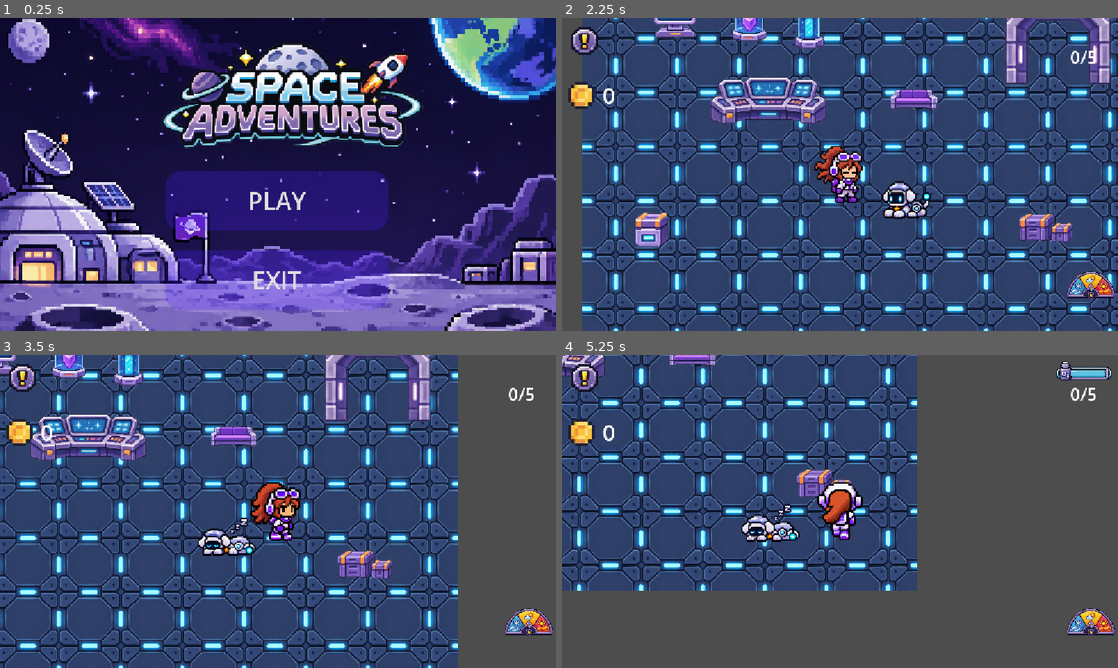
Above: before the commit, frames 1-4 (two rows, left to right).
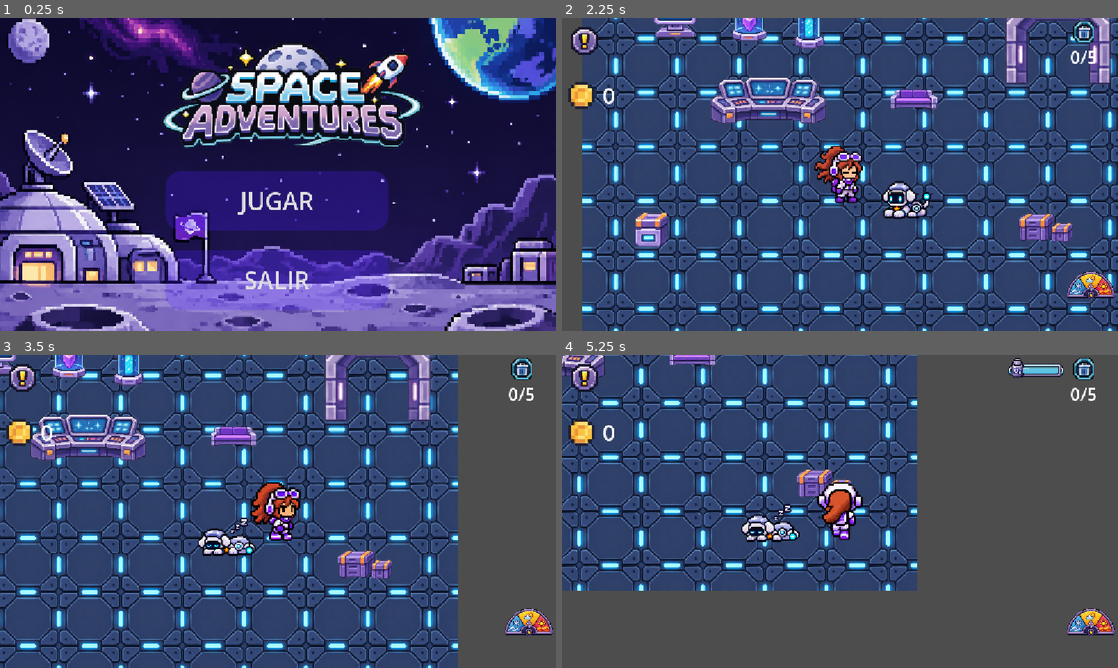
Above: after the commit, the same moments.

Repository: Totoratsu/hackathon-nasa-2026
Game: Godot game, scene res://escenas/main_menu.tscn
Same seed, same stepped clock (60 frames per second), same inputs: the game is played once before the commit and once after it.
Inputs (mouse positions are in pixels of both pictures, inside the frame that each line leads up to):
- Up to frame 1 (0.25 s): no input
- Up to frame 2 (2.25 s): click "PLAY" (after the commit: "JUGAR") at 0.5 s; click (589, 46) at 1.25 s; click (578, 36) at 2 s
- Up to frame 3 (3.5 s): tap Enter (ui_accept) at 2.75, 3.02 s; hold Right (derecha) from 2.78 s (still down); hold B (basura) from 2.78 s (still down)
- Up to frame 4 (5.25 s): release Right (derecha) at 3.53 s; release B (basura) at 3.53 s; hold Down (abajo) 3.53-4.28 s; tap B (basura) at 3.6 s; tap Enter (ui_accept) at 3.77 s; hold Right (derecha) 4.28-5.03 s; hold B (basura) 4.28-5.03 s; tap E (interactuar) at 4.35 s; hold Up (arriba) from 5.03 s (still down); tap T (traje) at 5.1 s

The runs differ from the first frame. In frame 1, 0.8% of the frame differs, in the area x 42-57%, y 55-87%; in frame 2, 0.2%; in frame 3, 0.2%; in frame 4, 0.9%, in the area x 80-99%, y 0-9%.

Commit message:
cambios en español

Diff:
--- a/Scripts/contador_basura.gd
+++ b/Scripts/contador_basura.gd
@@ -2,13 +2,30 @@
 # Muestra "recogida/5" mientras la mision de basura esta en curso.
 # Se usa tanto en la luna como en la nave; lee todo de Eventos.
 
+const ICONO := preload("res://Sprites/sprites mesa de trabajo.png")
+const TAM_ICONO := 48
+
+var icono := TextureRect.new()
+
 func _ready() -> void:
+	# Bote de basura del atlas, centrado encima del contador.
+	var bote := AtlasTexture.new()
+	bote.atlas = ICONO
+	bote.region = Rect2(0, 19, 81, 87)
+	icono.texture = bote
+	icono.expand_mode = TextureRect.EXPAND_IGNORE_SIZE
+	icono.stretch_mode = TextureRect.STRETCH_KEEP_ASPECT_CENTERED
+	icono.custom_minimum_size = Vector2(TAM_ICONO, TAM_ICONO)
+	icono.size = Vector2(TAM_ICONO, TAM_ICONO)
+	icono.position = Vector2((size.x - TAM_ICONO) / 2.0, -TAM_ICONO - 4)
+	add_child(icono)
 	add_to_group("ocultar_en_misiones")
 	_actualizar()
 	Eventos.basura_recogida.connect(func(_c: int): _actualizar())
 	Eventos.mesa_investigacion.connect(func(_d: bool): _actualizar())
 
 func _actualizar() -> void:
+	icono.visible = not Eventos.mesa_disponible
 	if Eventos.mesa_disponible: # mision ya completada
 		text = ""
 	else:
--- a/Scripts/lista_misiones.gd
+++ b/Scripts/lista_misiones.gd
@@ -19,7 +19,7 @@
 		pantalla.get_node("Label").text = texto.replace("\\n", "\n")
 		raiz.add_child.call_deferred(pantalla) # raiz aun esta montando sus hijos
 		var boton := Button.new()
-		boton.text = "Mision %d" % n
+		boton.text = "Misión %d" % n
 		boton.custom_minimum_size = Vector2(300, 52)
 		boton.add_theme_font_size_override("font_size", 24)
 		boton.pressed.connect(pantalla.show)
@@ -40,4 +40,4 @@
 	for i in get_child_count():
 		var boton: Button = get_child(i)
 		boton.disabled = i > Eventos.misiones_completadas
-		boton.text = "Mision %d" % (i + 1) + (" (lista)" if i < Eventos.misiones_completadas else "")
+		boton.text = "Misión %d" % (i + 1) + (" (lista)" if i < Eventos.misiones_completadas else "")
--- a/Scripts/nivel.gd
+++ b/Scripts/nivel.gd
@@ -13,6 +13,8 @@
 
 var _posiciones_suelo: PackedVector2Array = []
 
+static var aviso_basura_dado := false  # static: sobrevive al cambiar de escena
+
 func _ready():
 	# En la luna el traje es obligatorio (cambio de LeJuanChis en 92f9d51).
 	# Diferido: este _ready corre antes que el del jugador (esta antes en el arbol),
@@ -21,6 +23,9 @@
 		player.activar_traje_obligatorio.call_deferred()
 	else:
 		print("ERROR: No se encontró al jugador en Luna")
+	if not aviso_basura_dado: # solo la primera vez que entras a la luna
+		aviso_basura_dado = true
+		Eventos.decir.call_deferred("Recuerda recoger la basura con B.")
 	_calcular_suelo()
 	var timer := Timer.new()
 	timer.wait_time = intervalo
--- a/escenas/Jugador.tscn
+++ b/escenas/Jugador.tscn
@@ -313,10 +313,10 @@
 anchors_preset = 1
 anchor_left = 1.0
 anchor_right = 1.0
-offset_left = -134.0
-offset_top = 12.0
-offset_right = -6.0
-offset_bottom = 55.0
+offset_left = -233.0
+offset_top = 6.0
+offset_right = -105.0
+offset_bottom = 49.0
 grow_horizontal = 0
 size_flags_horizontal = 4
 size_flags_vertical = 4
--- a/escenas/game over.tscn
+++ b/escenas/game over.tscn
@@ -43,7 +43,7 @@
 grow_horizontal = 2
 theme_override_colors/font_color = Color(0.70371276, 0, 0.006924956, 1)
 theme_override_font_sizes/font_size = 80
-text = "GAME OVER"
+text = "FIN DEL JUEGO"
 horizontal_alignment = 1
 vertical_alignment = 1
 
@@ -67,7 +67,7 @@
 theme_override_styles/hover_mirrored = SubResource("StyleBoxFlat_ter2f")
 theme_override_styles/hover_pressed = SubResource("StyleBoxFlat_ter2f")
 theme_override_styles/hover_pressed_mirrored = SubResource("StyleBoxFlat_ter2f")
-text = "PLAY"
+text = "JUGAR"
 
 [node name="exit" type="Button" parent="." unique_id=1892215416]
 layout_mode = 0
@@ -86,7 +86,7 @@
 theme_override_styles/hover_mirrored = SubResource("StyleBoxFlat_ter2f")
 theme_override_styles/hover_pressed = SubResource("StyleBoxFlat_ter2f")
 theme_override_styles/hover_pressed_mirrored = SubResource("StyleBoxFlat_ter2f")
-text = "EXIT"
+text = "SALIR"
 
 [node name="SpriteGameOver" type="Sprite2D" parent="." unique_id=61826857]
 position = Vector2(734, 187)
--- a/escenas/main_menu.tscn
+++ b/escenas/main_menu.tscn
@@ -57,7 +57,7 @@
 theme_override_styles/hover_mirrored = SubResource("StyleBoxFlat_ter2f")
 theme_override_styles/hover_pressed = SubResource("StyleBoxFlat_ter2f")
 theme_override_styles/hover_pressed_mirrored = SubResource("StyleBoxFlat_ter2f")
-text = "PLAY"
+text = "JUGAR"
 metadata/_tc_uuid = "1010403786680646100"
 
 [node name="exit" type="Button" parent="BoxContainer" unique_id=1892215416]
@@ -72,7 +72,7 @@
 theme_override_styles/hover_mirrored = SubResource("StyleBoxFlat_ter2f")
 theme_override_styles/hover_pressed = SubResource("StyleBoxFlat_ter2f")
 theme_override_styles/hover_pressed_mirrored = SubResource("StyleBoxFlat_ter2f")
-text = "EXIT"
+text = "SALIR"
 metadata/_tc_uuid = "7050728053229015082"
 
 [node name="Logo" type="TextureRect" parent="." unique_id=35307034]
Not shown, changed: datos/misiones.txt
